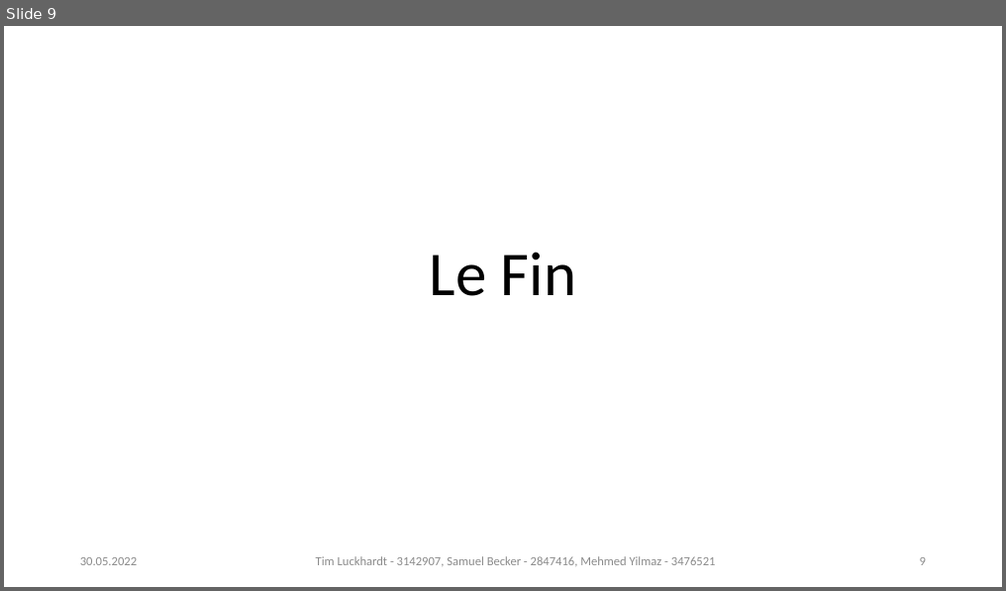
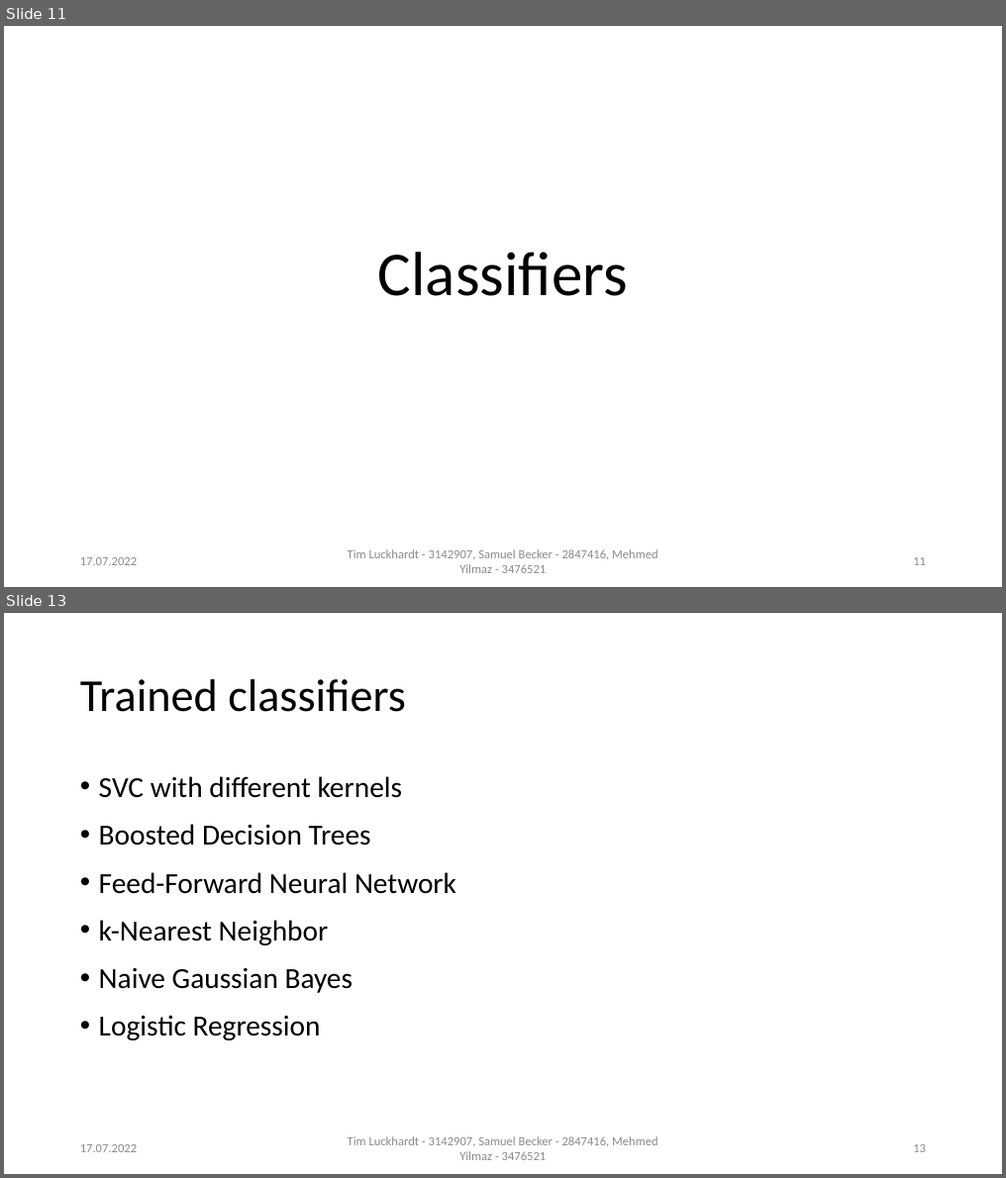
Before and after one commit to TLuckh/GermanArticlesNLP, a slide deck: Team10_ProblemFormulation.pptx. Shown one above the other, each under a label of ours: slide 9 before the commit, slides 11 and 13 after it; the slides between them are not shown. The pictures are 1006x591 and 1006x1178 pixels, drawn with LibreOffice and Linux fonts; fonts in the diff are those of the drawing. Boxes give left, top, right and bottom in pixels: in the first picture for what was removed or moved away, otherwise in the second. Text is boxed around its words. In the diff, an @@ line names an element or a change of style, - is before the commit and + after.

```diff
--- a/Team10_ProblemFormulation.pptx
+++ b/Team10_ProblemFormulation.pptx
@@ slide 13 added at (4,613,1002,1174), background #FFFFFF @@
@@ title added at (80,679,406,712), 44 pt, text #000000 @@
+Trained classifiers
@@ text added at (99,776,456,1041), 28 pt, text #000000 @@
+• SVC with different kernels
+• Boosted Decision Trees
+• Feed-Forward Neural Network
+• k-Nearest Neighbor
+• Naive Gaussian Bayes
+• Logistic Regression
@@ text added at (80,1145,137,1153), 12 pt, text #8C8C8C @@
+17.07.2022
@@ text added at (348,1137,658,1160), 12 pt, text #8C8C8C @@
+Tim Luckhardt - 3142907, Samuel Becker - 2847416, Mehmed Yilmaz - 3476521
@@ page number added at (913,1145,926,1153), 12 pt, text #8C8C8C @@
+13
@@ what was slide 9 is now slide 11 @@
@@ slide 11 changed as well @@
@@ title at (378,252,628,296): text changed @@
-Le Fin
+Classifiers
@@ text at (80,558,137,566): text changed @@
-30.05.2022
+17.07.2022
@@ text "Tim Luckhardt - 3142907, Samuel ..." rewrapped from (316,557,716,566) to (348,550,658,573) @@
@@ page number at (913,558,926,566): text changed @@
-9
+11
```
Also in this commit, not shown: 6 other slides changed, 6 other slides added, 2 slides removed, 4 other files.
